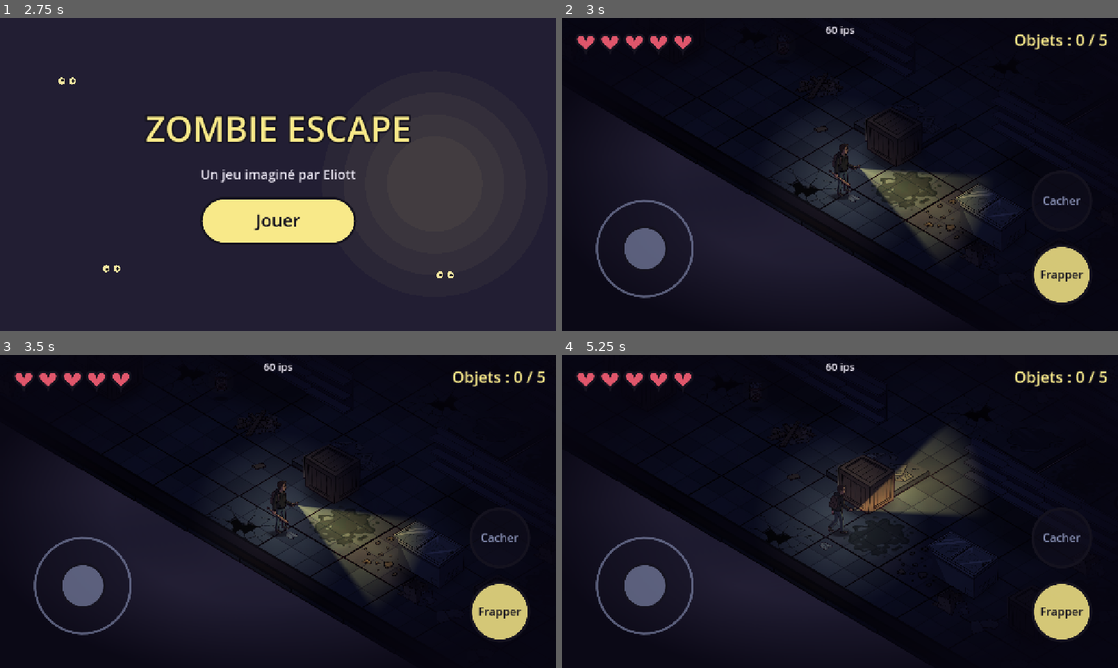
Above: before the commit, frames 1-4 (two rows, left to right).
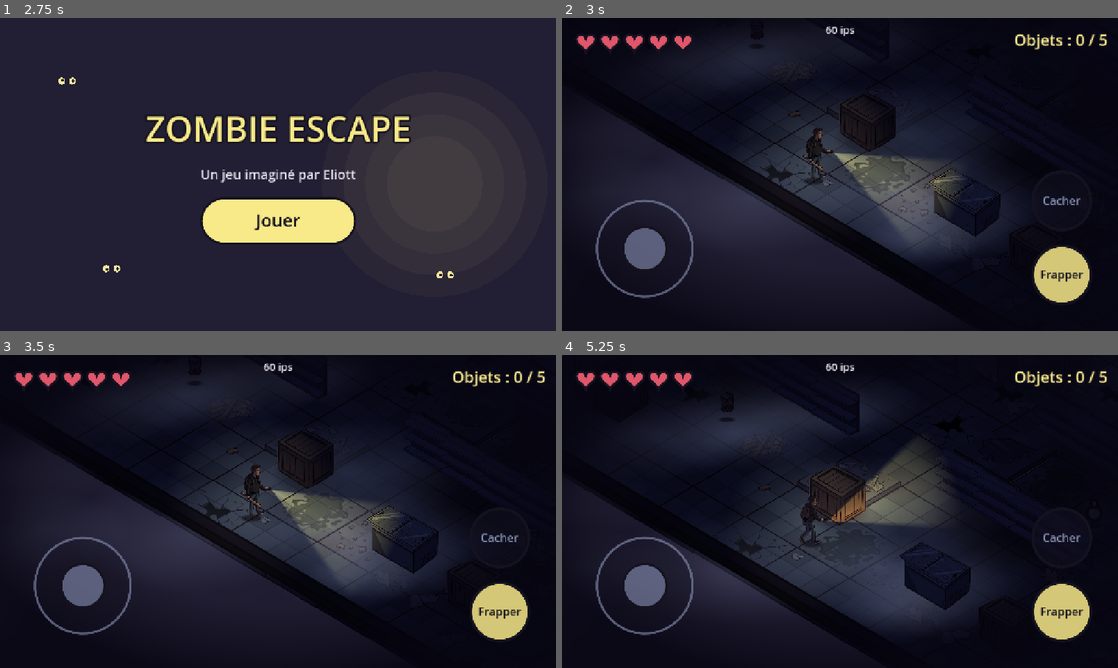
Above: after the commit, the same moments.

Repository: Krocky/zombie-escape
Game: Godot game, scene res://scenes/titre.tscn
Two runs of this game, one before a commit and one after it. Both use one fixed random seed, a clock stepped at 60 frames per second and the inputs below.
Inputs (mouse positions are in pixels of both pictures, inside the frame that each line leads up to):
- Up to frame 1 (2.75 s): move the mouse to (400, 158) at 0.52 s; click (400, 158) at 0.67 s; tap Enter at 1.25 s; drag from (166, 190) to (250, 237) at 1.27 s; tap Space at 2 s; move the mouse to (333, 105) at 2.02 s; click (333, 105) at 2.17 s
- Up to frame 2 (3 s): tap Enter at 2.75 s; drag from (812, 237) to (673, 127) at 2.77 s
- Up to frame 3 (3.5 s): no input
- Up to frame 4 (5.25 s): tap Space at 3.5 s; move the mouse to (1006, 558) at 3.52 s; click (1006, 558) at 3.67 s; tap Enter at 4.25 s; drag from (673, 464) to (756, 433) at 4.27 s; move the mouse to (867, 511) at 5.02 s; click (867, 511) at 5.17 s

Frame 1 is identical in both runs. In frame 2, 11% of the frame differs, in the area x 12-85%, y 4-80%; in frame 3, 11%; in frame 4, 19%, in the area x 7-85%, y 11-93%.

Commit message:
Refonte visuelle lot 5 : ambiance
Brume en deux couches : nappes claires au ras du sol, sous les
personnages et visibles dans le noir, plus un voile léger par-dessus.
« ! », « ? » et étoiles des zombies sur le calque sans ombre (lisibles
la nuit). La caméra regarde un peu en avant du héros
(Reglages.CAMERA_AVANCE).

Co-Authored-By: Claude Opus 5.5 <noreply@anthropic.com>
Claude-Session: https://claude.ai/code/session_01EYDVFPUtvSUgfZTJmqmsLY

Diff:
--- a/data/palette.gd
+++ b/data/palette.gd
@@ -25,6 +25,7 @@
 const CONGELATEUR_FACE := Color("4e5c79")
 const CONGELATEUR_COTE := Color("3d4862")
 const BROUILLARD := Color("4c5576")
+const BRUME_CLAIRE := Color("7d88ad")    # brume au sol, visible même dans le noir
 const OMBRE := Color(0.05, 0.04, 0.09, 0.6)
 const NUIT := Color(0.13, 0.13, 0.24)     # assombrit tout le niveau (CanvasModulate)
 const VIGNETTE := Color(0.03, 0.02, 0.07, 0.85)   # bords de l'écran assombris
--- a/data/reglages.gd
+++ b/data/reglages.gd
@@ -16,6 +16,7 @@
 # --- Ambiance ---
 const NUIT_CLARTE := 1.0              # 1 = normal, 0.5 = deux fois plus sombre, 2 = deux fois plus clair
 const BROUILLARD_OPACITE := 0.05      # 0 = pas de brouillard, 0.1 = brouillard épais
+const CAMERA_AVANCE := 70.0          # la caméra regarde en avant du héros (pixels), 0 = centrée sur lui
 const AFFICHER_IPS := true            # true = affiche les images par seconde en haut (pour tester la fluidité)
 
 # --- Bruit (les zombies entendent jusqu'à cette distance) ---
--- a/scenes/niveau.tscn
+++ b/scenes/niveau.tscn
@@ -154,6 +154,14 @@
 type = 1
 patrouille = Vector2(550, 0)
 
+[node name="BrumeSol" parent="." instance=ExtResource("9_brouillard")]
+z_index = 0
+position = Vector2(-960, 0)
+taille = Vector2(2400, 1411)
+force = 1.3
+lumineuse = true
+graine = 2
+
 [node name="Vue" type="Node2D" parent="."]
 z_index = 1
 y_sort_enabled = true
@@ -161,6 +169,7 @@
 [node name="Brouillard" parent="." instance=ExtResource("9_brouillard")]
 position = Vector2(-960, 0)
 taille = Vector2(2400, 1411)
+force = 0.6
 
 [node name="Nuit" type="CanvasModulate" parent="."]
 
--- a/scripts/brouillard.gd
+++ b/scripts/brouillard.gd
@@ -1,10 +1,15 @@
 extends Node2D
-## Brume au sol : des nappes plates et douces qui dérivent lentement au-dessus du niveau.
+## Brume au sol : des nappes plates et douces qui dérivent lentement (coordonnées écran).
 ## Une seule texture dégradée, dessinée étirée pour chaque nappe (pas d'allocation par image).
+## Deux couches dans le niveau : sous les personnages (dense) et par-dessus (légère).
 
 const NOMBRE := 34
 
 @export var taille := Vector2(2400, 1600)
+@export var force := 1.0          # multiplie Reglages.BROUILLARD_OPACITE
+## Vrai : la brume n'est pas assombrie par la nuit (elle reste visible, comme une brume claire).
+@export var lumineuse := false
+@export var graine := 1
 
 var _nappes := []   # chaque nappe : [position, rayon, vitesse]
 var _texture: GradientTexture2D
@@ -12,7 +17,8 @@
 
 func _ready() -> void:
 	var degrade := Gradient.new()
-	degrade.colors = PackedColorArray([Palette.BROUILLARD, Color(Palette.BROUILLARD, 0.0)])
+	var couleur := Palette.BRUME_CLAIRE if lumineuse else Palette.BROUILLARD
+	degrade.colors = PackedColorArray([couleur, Color(couleur, 0.0)])
 	_texture = GradientTexture2D.new()
 	_texture.gradient = degrade
 	_texture.width = 64
@@ -22,7 +28,11 @@
 	_texture.fill_to = Vector2(1.0, 0.5)
 	# Toujours la même brume au départ (graine fixe)
 	var rng := RandomNumberGenerator.new()
-	rng.seed = 1
+	rng.seed = graine
+	if lumineuse:
+		var sans_ombre := CanvasItemMaterial.new()
+		sans_ombre.light_mode = CanvasItemMaterial.LIGHT_MODE_UNSHADED
+		material = sans_ombre
 	for i in NOMBRE:
 		_nappes.append([
 			Vector2(rng.randf() * taille.x, rng.randf() * taille.y),
@@ -42,7 +52,7 @@
 
 func _draw() -> void:
 	# Opacité du centre de la nappe ; les nappes sont plates (au ras du sol)
-	var teinte := Color(1, 1, 1, clampf(Reglages.BROUILLARD_OPACITE * 4.0, 0.0, 1.0))
+	var teinte := Color(1, 1, 1, clampf(Reglages.BROUILLARD_OPACITE * 4.0 * force, 0.0, 1.0))
 	for nappe in _nappes:
 		var rayon: float = nappe[1]
 		draw_texture_rect(_texture, Rect2(nappe[0] - Vector2(rayon, rayon * 0.45), Vector2(rayon * 2.0, rayon * 0.9)), false, teinte)
--- a/scripts/heros.gd
+++ b/scripts/heros.gd
@@ -165,8 +165,9 @@
 ## Le dessin, les lumières et la caméra suivent la position projetée à l'écran.
 func _suivre() -> void:
 	_vue.position = Iso.ecran(global_position)
-	_camera.global_position = _vue.position + Vector2(0, -50)
 	var regard := Iso.direction_ecran(_regard)
+	# La caméra regarde un peu en avant, du côté où il va
+	_camera.global_position = _vue.position + Vector2(0, -50) + regard * Reglages.CAMERA_AVANCE
 	var nom := _pose()
 	var main := Vector2(regard.x * 30.0, -60.0)
 	if Images.existe(nom):
--- a/scripts/zombie.gd
+++ b/scripts/zombie.gd
@@ -53,6 +53,7 @@
 var _corps_rotation := 0.0
 var _corps_echelle := Vector2.ONE
 var _vue := Node2D.new()   # dans le calque Vue du niveau
+var _haut_icone := -120.0  # au-dessus de la tête : « ! », « ? », étoiles
 
 @onready var _cone: Node2D = $Cone   # placé par le niveau dans le calque du sol
 @onready var _yeux: Node2D = $Yeux   # enfant de _vue
@@ -274,12 +275,7 @@
 	else:
 		_dessiner_secours(s)
 	v.draw_set_transform(Vector2.ZERO)
-	if _etourdi > 0.0 and not _battu:
-		_dessiner_etoiles(Vector2(0, haut))
-	elif _etat == Etat.POURSUITE and not _battu:
-		_dessiner_alerte(Vector2(0, haut))
-	elif _etat == Etat.CHERCHE and not _battu:
-		_dessiner_question(Vector2(0, haut))
+	_haut_icone = haut
 
 
 ## Dessin en code (si les images manquent).
@@ -336,11 +332,23 @@
 	_yeux_sens = s
 
 
+## « ! », « ? » ou étoiles au-dessus de la tête : sur le calque sans ombre, lisibles dans le noir.
+func _dessiner_icone() -> void:
+	_yeux.draw_set_transform(Vector2.ZERO)
+	if _etourdi > 0.0:
+		_dessiner_etoiles(Vector2(0, _haut_icone))
+	elif _etat == Etat.POURSUITE:
+		_dessiner_alerte(Vector2(0, _haut_icone))
+	elif _etat == Etat.CHERCHE:
+		_dessiner_question(Vector2(0, _haut_icone))
+
+
 ## Grands yeux jaunes qui brillent dans le noir (matériau sans ombre) : calque d'yeux de l'image,
 ## ou yeux dessinés en code.
 func _dessiner_yeux() -> void:
 	if _battu:
 		return
+	_dessiner_icone()
 	var pose := _pose()
 	var nom_yeux: String = pose[0] + "_yeux"
 	if Images.existe(pose[0]):
@@ -364,9 +372,9 @@
 
 func _dessiner_alerte(p: Vector2) -> void:
 	# Point d'exclamation : le zombie t'a vu !
-	Dessin.polygone(_vue, PackedVector2Array([
+	Dessin.polygone(_yeux, PackedVector2Array([
 		p + Vector2(-7, -26), p + Vector2(7, -26), p + Vector2(4, -4), p + Vector2(-4, -4)]), Palette.LAMPE)
-	Dessin.cercle(_vue, p + Vector2(0, 5), 5, Palette.LAMPE)
+	Dessin.cercle(_yeux, p + Vector2(0, 5), 5, Palette.LAMPE)
 
 
 func _dessiner_etoiles(p: Vector2) -> void:
@@ -374,8 +382,8 @@
 	for i in 3:
 		var a := _temps * 6.0 + TAU * i / 3.0
 		var c := p + Vector2(cos(a) * 18.0, sin(a) * 6.0 - 6.0)
-		_vue.draw_circle(c, 7.0, Palette.CONTOUR)
-		_vue.draw_circle(c, 5.0, Palette.LAMPE)
+		_yeux.draw_circle(c, 7.0, Palette.CONTOUR)
+		_yeux.draw_circle(c, 5.0, Palette.LAMPE)
 
 
 func _dessiner_cone() -> void:
@@ -393,5 +401,5 @@
 func _dessiner_question(p: Vector2) -> void:
 	# Point d'interrogation : le zombie te cherche
 	var police := ThemeDB.fallback_font
-	_vue.draw_string_outline(police, p + Vector2(-9, 4), "?", HORIZONTAL_ALIGNMENT_LEFT, -1, 36, 8, Palette.CONTOUR)
-	_vue.draw_string(police, p + Vector2(-9, 4), "?", HORIZONTAL_ALIGNMENT_LEFT, -1, 36, Palette.LAMPE)
+	_yeux.draw_string_outline(police, p + Vector2(-9, 4), "?", HORIZONTAL_ALIGNMENT_LEFT, -1, 36, 8, Palette.CONTOUR)
+	_yeux.draw_string(police, p + Vector2(-9, 4), "?", HORIZONTAL_ALIGNMENT_LEFT, -1, 36, Palette.LAMPE)
Not shown, changed: CLAUDE.md
